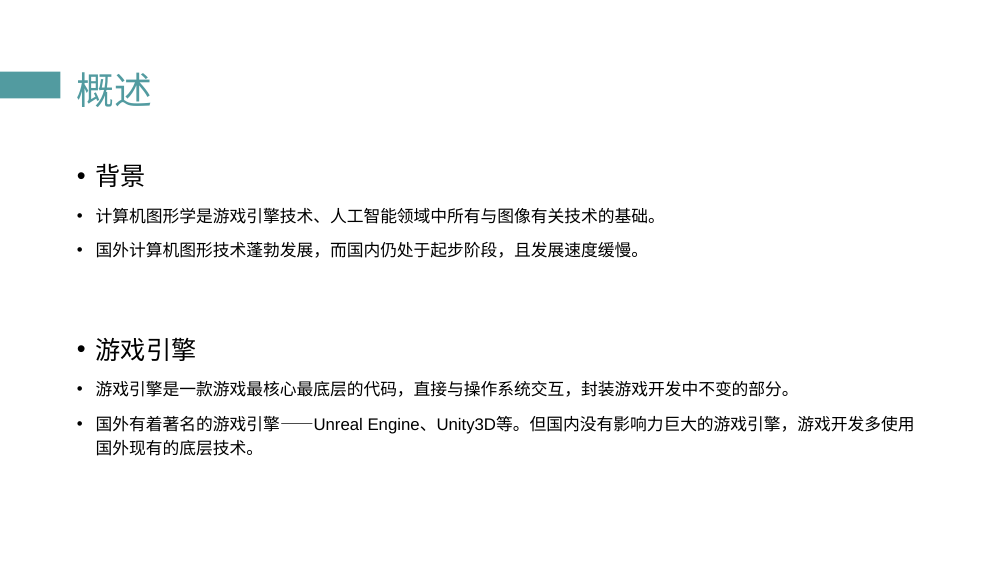
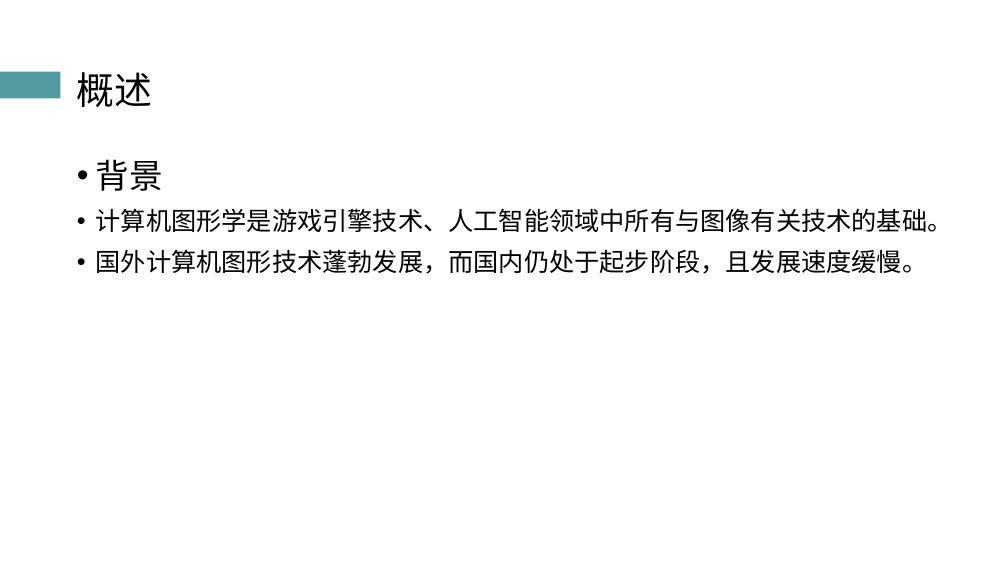
Before and after one commit to atom-chen/Main, a slide deck: slide 4 of OpenGL/答辩PPT.pptx. Drawn at 1008x567 pixels with LibreOffice and Linux fonts; fonts in the diff are those of the drawing. Boxes give left, top, right and bottom in pixels: in the first picture for what was removed or moved away, otherwise in the second. Text is boxed around its words. In the diff, an @@ line names an element or a change of style, - is before the commit and + after.

```diff
--- a/OpenGL/答辩PPT.pptx
+++ b/OpenGL/答辩PPT.pptx
@@ title "概述" at (77, 72, 153, 107): text colour #529BA0 to #000000 @@
@@ text "背景" at (96, 159, 953, 274): size 24 to 32 pt in "背景"; size 16 to 24 pt; line spacing 1.2 to 1 @@
@@ text at (96, 337, 915, 456): paragraphs removed @@
-• 游戏引擎
-• 游戏引擎是一款游戏最核心最底层的代码，直接与操作系统交互，封装游戏开发中不变的部分。
-• 国外有着著名的游戏引擎——Unreal Engine、Unity3D等。但国内没有影响力巨大的游戏引擎，游戏开发多使用国外现有的底层技术。
```
Also in this commit, not shown: 32 other slides changed, 1 slide added, 2 other files.
